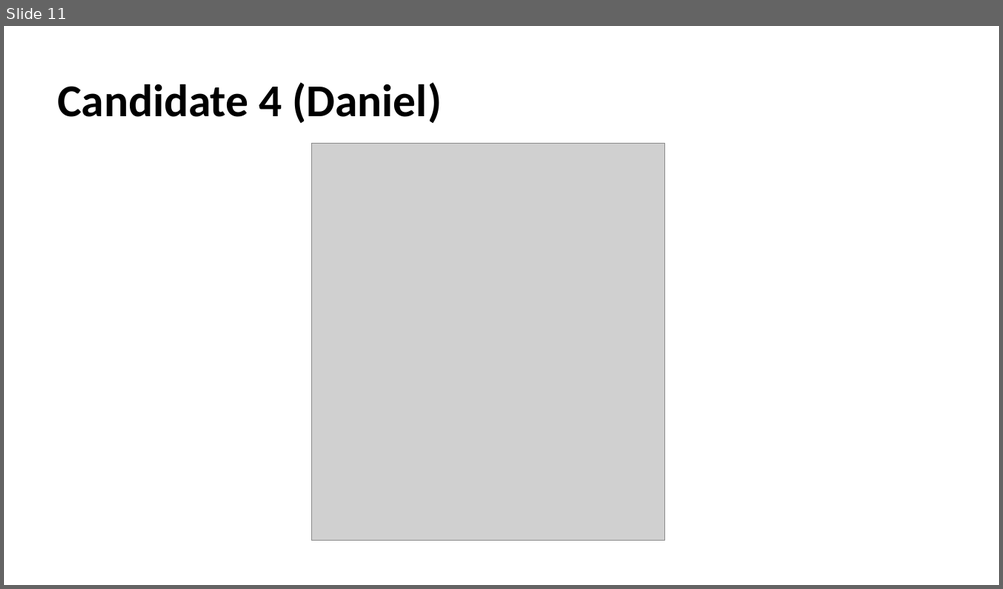
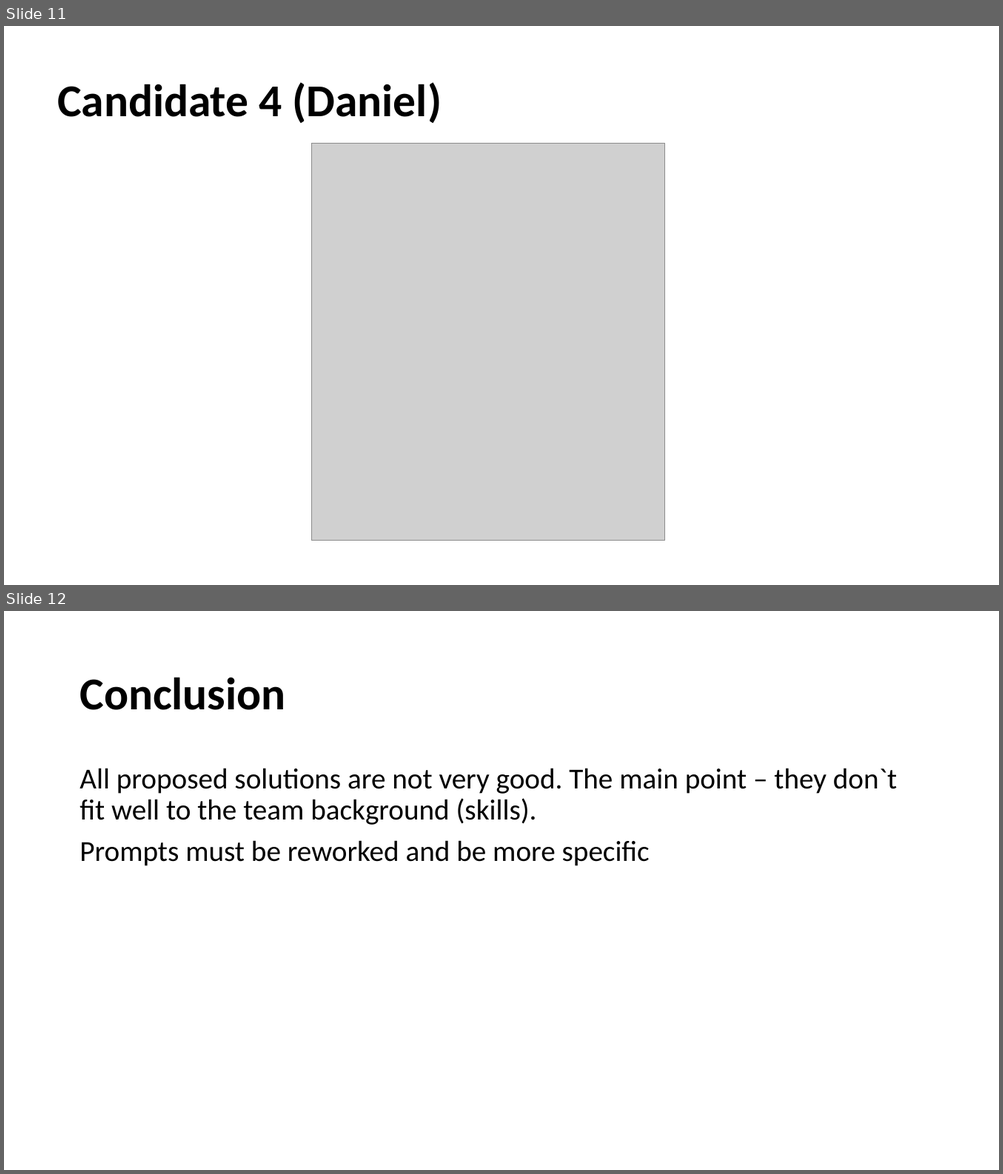
Before and after one commit to fanglores/Advanced-Software-Design, a slide deck: PracticeTasks/Module2/Hackathon/LLMMS_Preliminary.pptx. Shown one above the other, each under a label of ours: slide 11 before the commit, slides 11 and 12 after it. The pictures are 1003x589 and 1003x1174 pixels, drawn with LibreOffice and Linux fonts; fonts in the diff are those of the drawing; grey boxes stand for pictures. Boxes give left, top, right and bottom in pixels: in the first picture for what was removed or moved away, otherwise in the second. Text is boxed around its words. In the diff, an @@ line names an element or a change of style, - is before the commit and + after.

```diff
--- a/PracticeTasks/Module2/Hackathon/LLMMS_Preliminary.pptx
+++ b/PracticeTasks/Module2/Hackathon/LLMMS_Preliminary.pptx
@@ slide 12 added at (4,611,999,1170), background #FFFFFF @@
@@ title added at (79,677,285,710), 44 pt, text #000000, bold @@
+Conclusion
@@ text added at (79,768,896,866), 28 pt, text #000000 @@
+All proposed solutions are not very good. The main point – they don`t fit well to the team background (skills).
+Prompts must be reworked and be more specific
```
Also in this commit, not shown: 1 other slide added, 1 slide removed, 4 other files.
